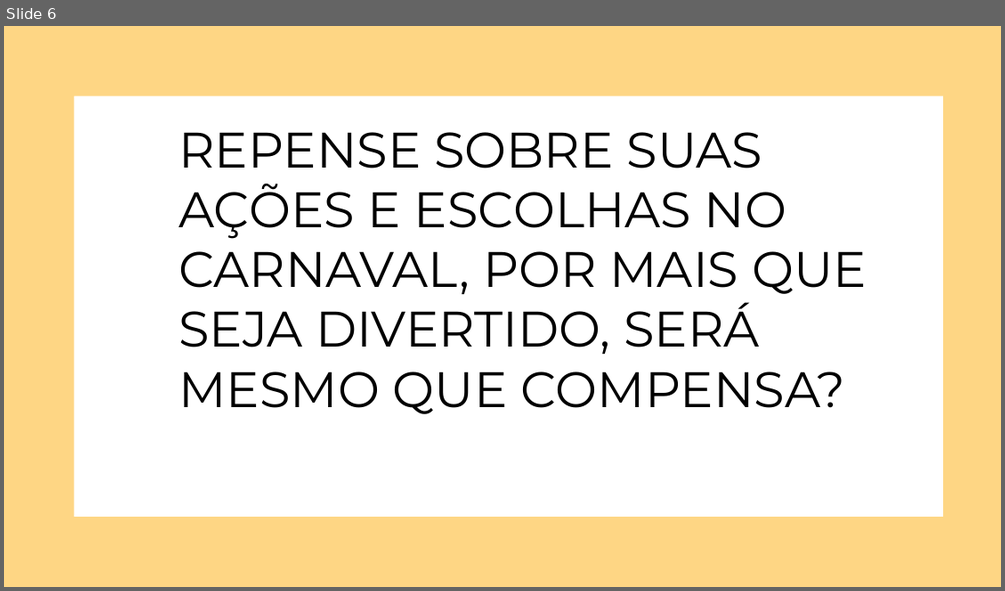
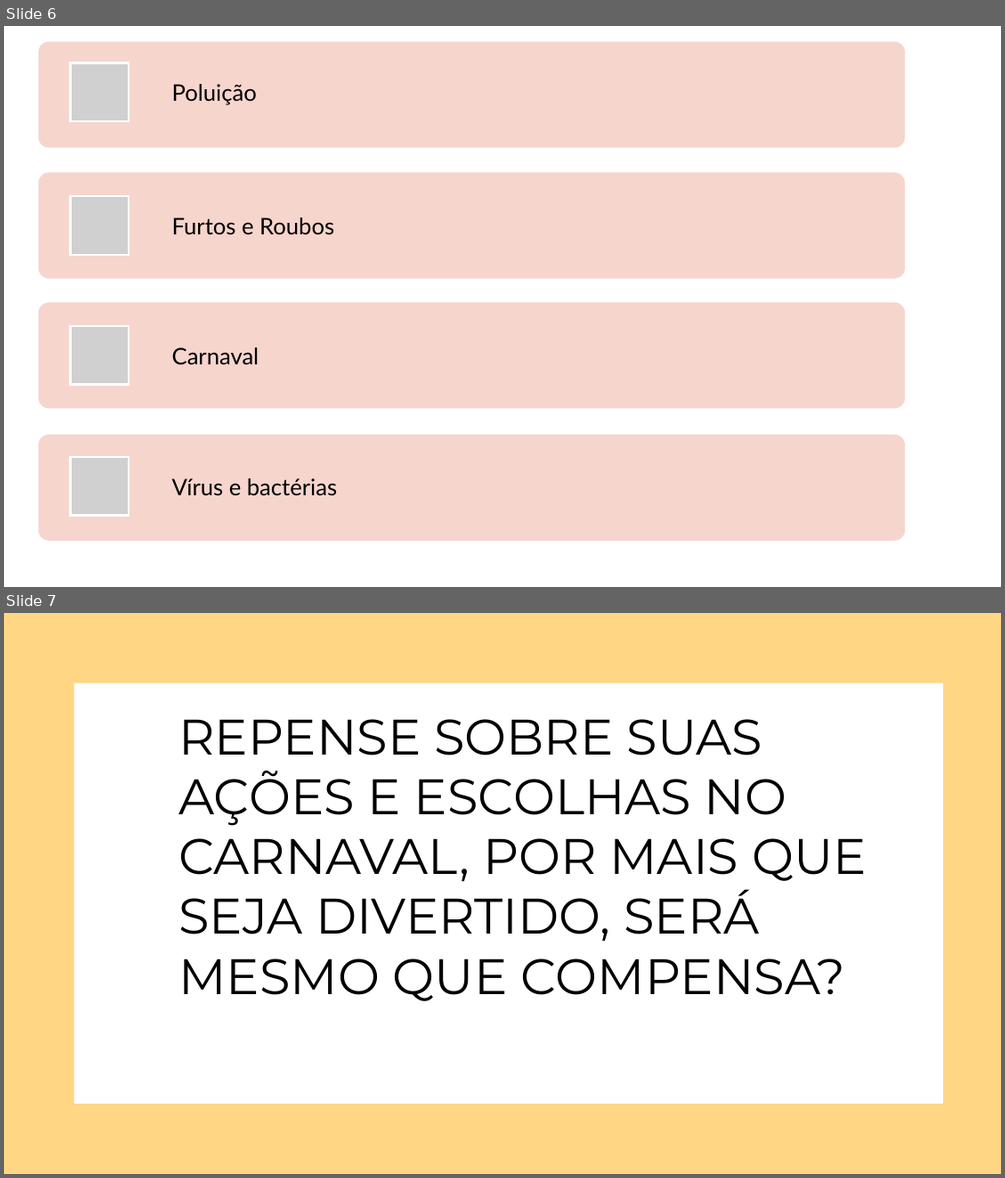
Before and after one commit to cniescola/emilly, a slide deck: prova.pptx. Shown one above the other, each under a label of ours: slide 6 before the commit, slides 6 and 7 after it. The pictures are 1005x591 and 1005x1178 pixels, drawn with LibreOffice and Linux fonts; fonts in the diff are those of the drawing; grey boxes stand for pictures; background and template pictures are left out. Boxes give left, top, right and bottom in pixels: in the first picture for what was removed or moved away, otherwise in the second. Text is boxed around its words. In the diff, an @@ line names an element or a change of style, - is before the commit and + after.

```diff
--- a/prova.pptx
+++ b/prova.pptx
@@ slide 6 added at box(4, 26, 1001, 587), background #FFFFFF @@
@@ rounded rectangle added at box(39, 42, 905, 148), fill #F7D5CE @@
@@ free added at box(161, 38, 905, 145), 22 pt, text #000000 @@
+Poluição
@@ picture added at box(71, 62, 129, 121) @@
@@ rounded rectangle added at box(39, 173, 905, 279), fill #F7D5CE @@
@@ free added at box(161, 173, 905, 279), 22 pt, text #000000 @@
+Furtos e Roubos
@@ picture added at box(71, 197, 129, 255) @@
@@ rounded rectangle added at box(39, 302, 905, 408), fill #F7D5CE @@
@@ free added at box(161, 302, 905, 408), 22 pt, text #000000 @@
+Carnaval
@@ picture added at box(71, 326, 129, 384) @@
@@ rounded rectangle added at box(39, 435, 905, 540), fill #F7D5CE @@
@@ free added at box(161, 433, 905, 539), 22 pt, text #000000 @@
+Vírus e bactérias
@@ picture added at box(71, 457, 129, 515) @@
@@ what was slide 6 is now slide 7 @@
```
Also in this commit, not shown: 1 slide changed.
